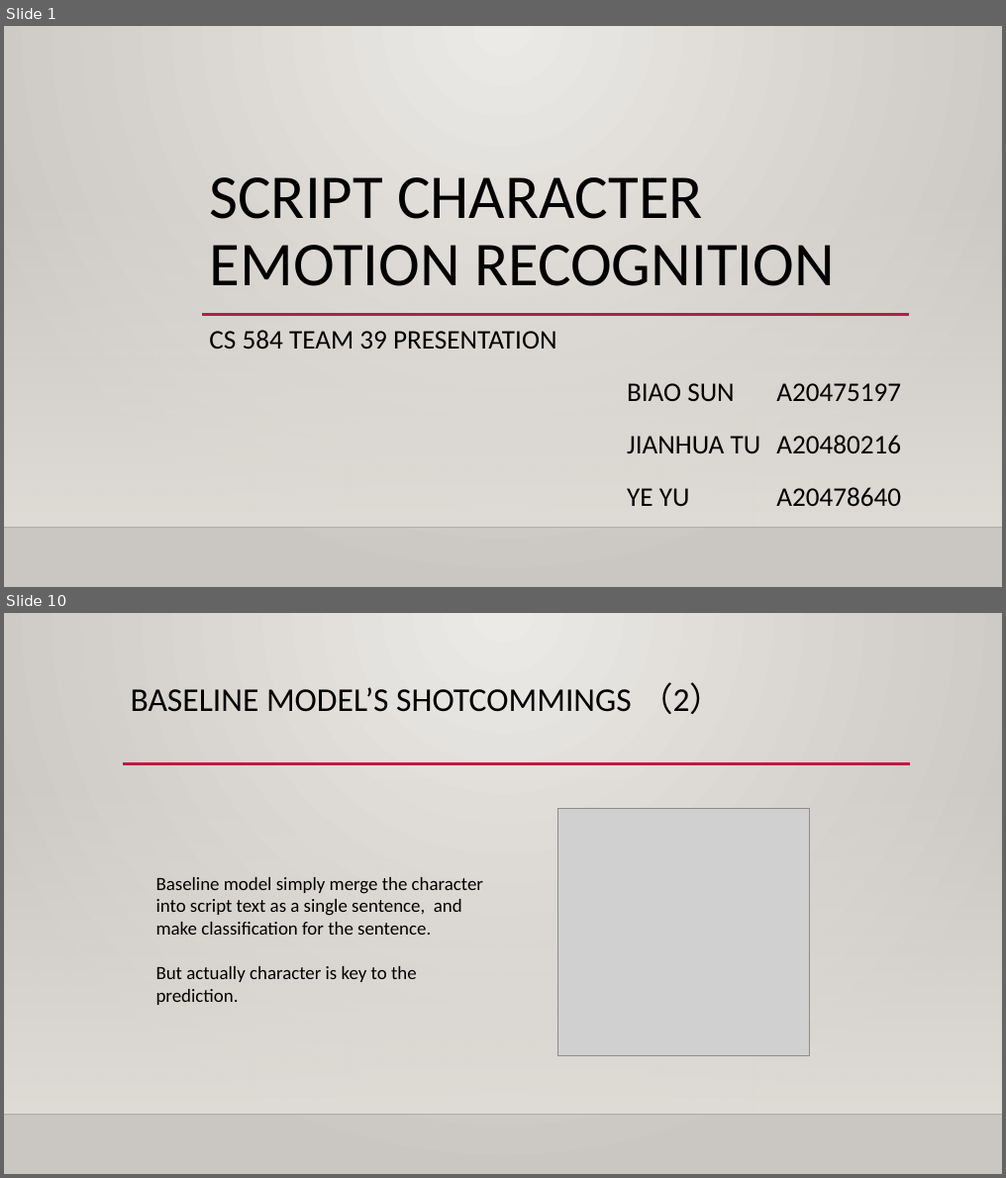
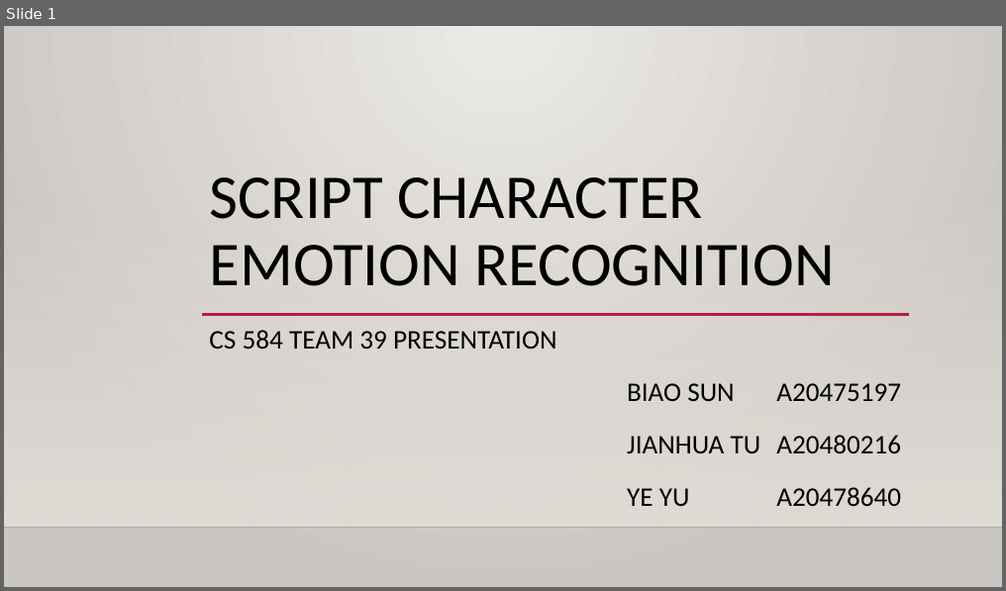
Before and after one commit to ErinYY/IIT-CS584-course-project-script_emotion, a slide deck: CS584_Team39_Presentation1.pptx. Shown one above the other, each under a label of ours: slides 1 and 10 before the commit, slide 1 after it; the slides between them are not shown. The pictures are 1006x1178 and 1006x591 pixels, drawn with LibreOffice and Linux fonts; fonts in the diff are those of the drawing; grey boxes stand for pictures; background and template pictures are left out. Boxes give left, top, right and bottom in pixels: in the first picture for what was removed or moved away, otherwise in the second. Text is boxed around its words. In the diff, an @@ line names an element or a change of style, - is before the commit and + after.

```diff
--- a/CS584_Team39_Presentation1.pptx
+++ b/CS584_Team39_Presentation1.pptx
@@ slide 10 removed at <box>4,613,1002,1174</box>, background gradient #ECEAE7 to #CAC7C1; not listed: 2 template elements that a slide beside it also shows @@
@@ title removed at <box>131,682,723,714</box> @@
-BASELINE MODEL’S SHOTCOMMINGS （2）
@@ line removed from (123, 764) to (910, 764) @@
@@ picture removed at <box>558,808,810,1057</box> @@
@@ text removed at <box>156,877,483,1005</box> @@
-Baseline model simply merge the character into script text as a single sentence, and make classification for the sentence.
-But actually character is key to the prediction.
```
Also in this commit, not shown: 5 slides changed, 4 other slides removed.
